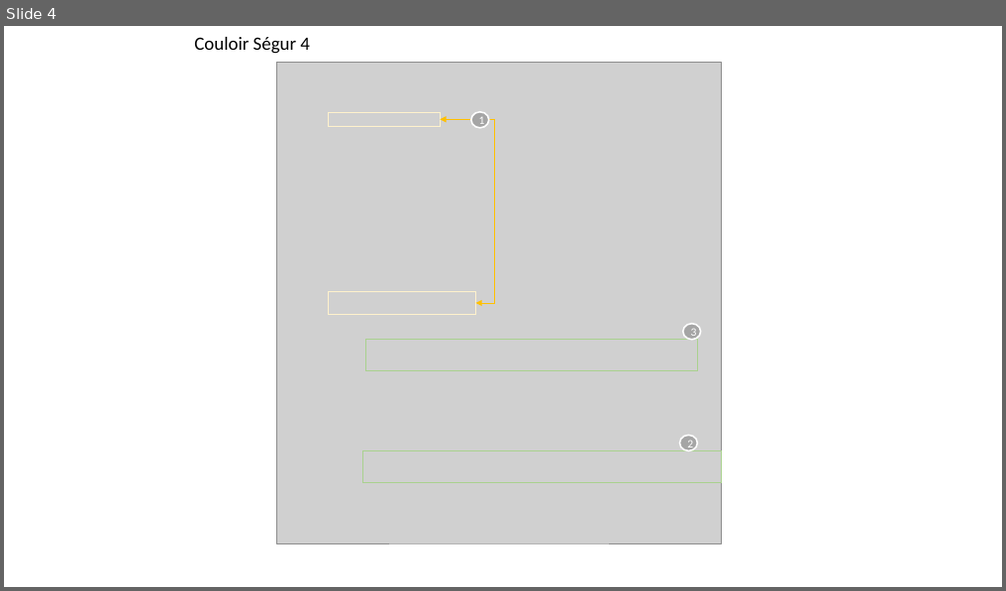
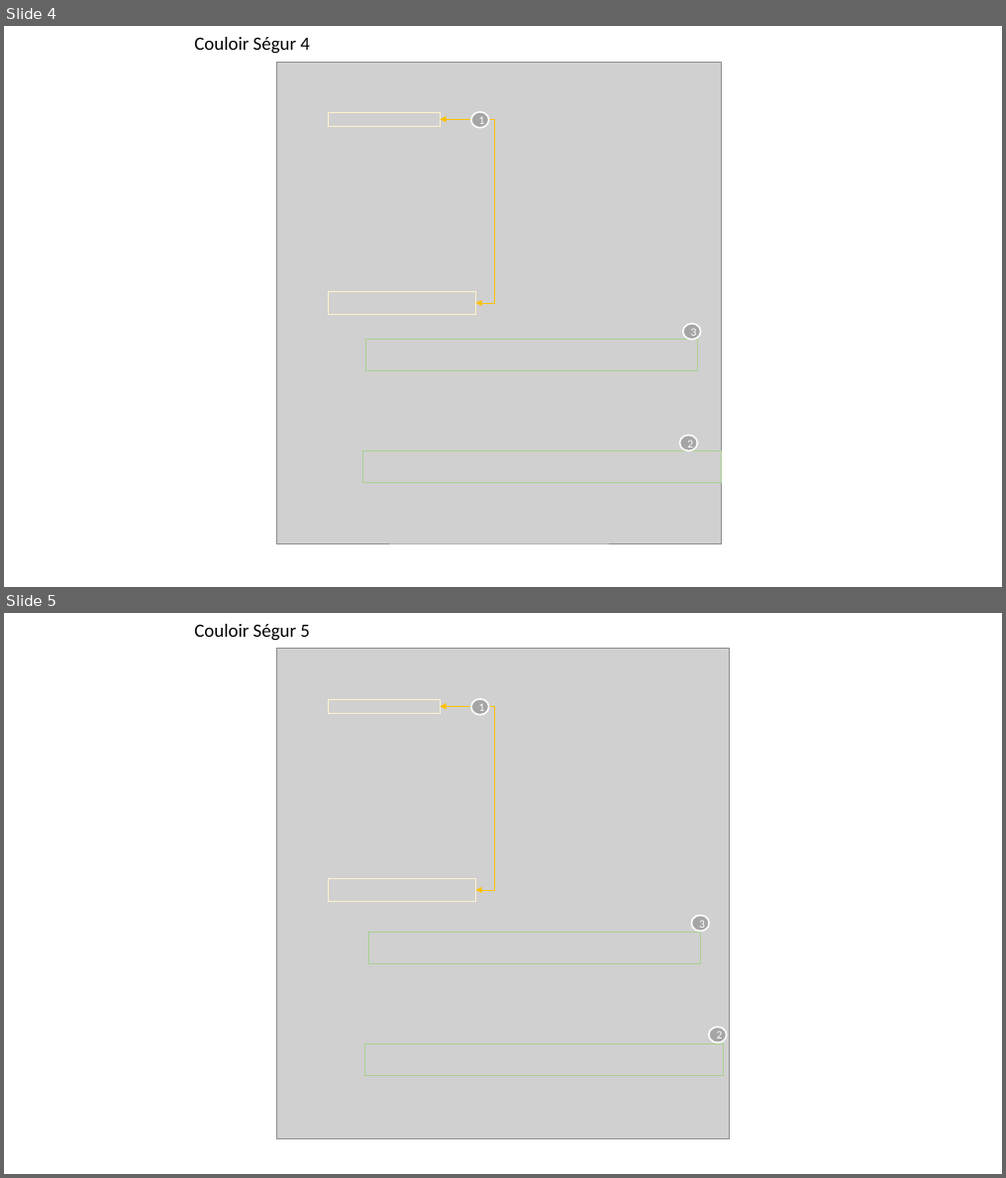
Before and after one commit to ansforge/annuaire-sante-fhir-documentation, a slide deck: docs/pages/use-cases/segur/focus-json.pptx. Shown one above the other, each under a label of ours: slide 4 before the commit, slides 4 and 5 after it. The pictures are 1006x591 and 1006x1178 pixels, drawn with LibreOffice and Linux fonts; fonts in the diff are those of the drawing; grey boxes stand for pictures. Boxes give left, top, right and bottom in pixels: in the first picture for what was removed or moved away, otherwise in the second. Text is boxed around its words. In the diff, an @@ line names an element or a change of style, - is before the commit and + after.

```diff
--- a/docs/pages/use-cases/segur/focus-json.pptx
+++ b/docs/pages/use-cases/segur/focus-json.pptx
@@ slide 5 added at <box>4,613,1002,1174</box>, background #FFFFFF @@
@@ text added at <box>194,624,310,641</box>, 18 pt, text #000000 @@
+Couloir Ségur 5
@@ picture added at <box>276,649,730,1140</box> @@
@@ rectangle added at <box>328,699,440,713</box>, outline #FFF2CC 1 pt @@
@@ ellipse added at <box>471,699,489,715</box>, fill #A5A5A5, outline #FFFFFF 1.5 pt, 11 pt, text #FFFFFF @@
+1
@@ elbow double arrow added from (440, 707) to (475, 890), #FFC000 0.5 pt @@
@@ rectangle added at <box>328,878,475,902</box>, outline #FFF2CC 1 pt @@
@@ rectangle added at <box>369,933,701,964</box>, outline #A9D18E 1 pt @@
@@ ellipse added at <box>692,916,710,931</box>, fill #A5A5A5, outline #FFFFFF 1.5 pt, 11 pt, text #FFFFFF @@
+3
@@ ellipse added at <box>709,1027,727,1043</box>, fill #A5A5A5, outline #FFFFFF 1.5 pt, 11 pt, text #FFFFFF @@
+2
@@ rectangle added at <box>364,1045,724,1075</box>, outline #A9D18E 1 pt @@
```
Also in this commit, not shown: 1 other file.
